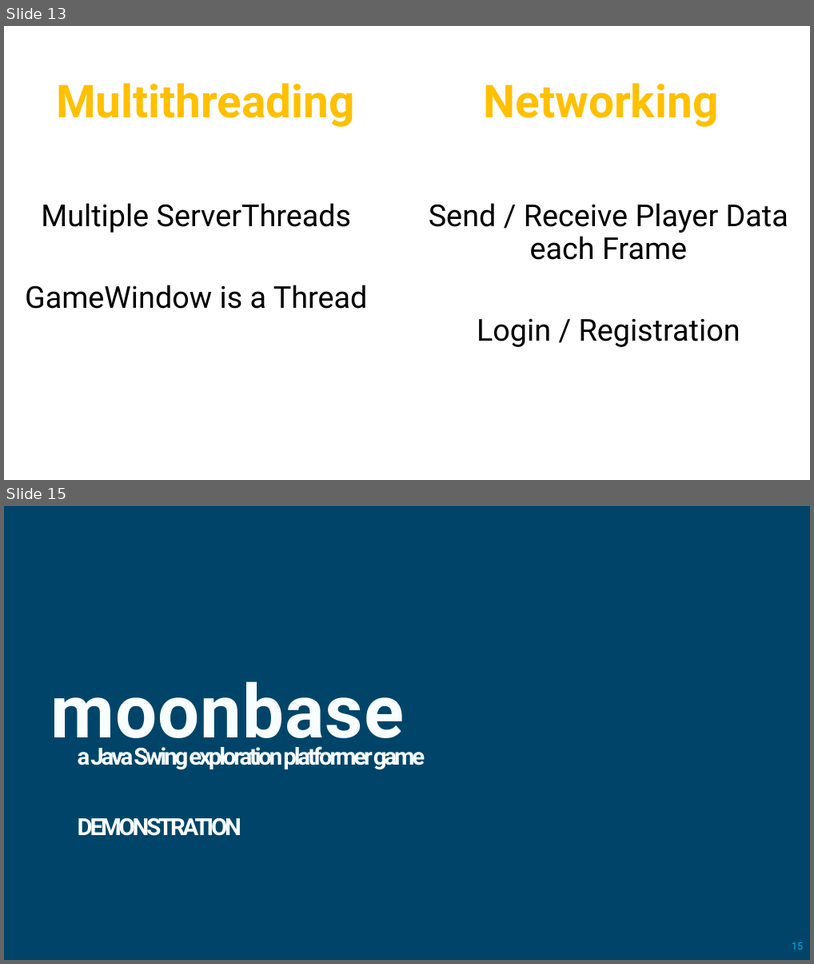
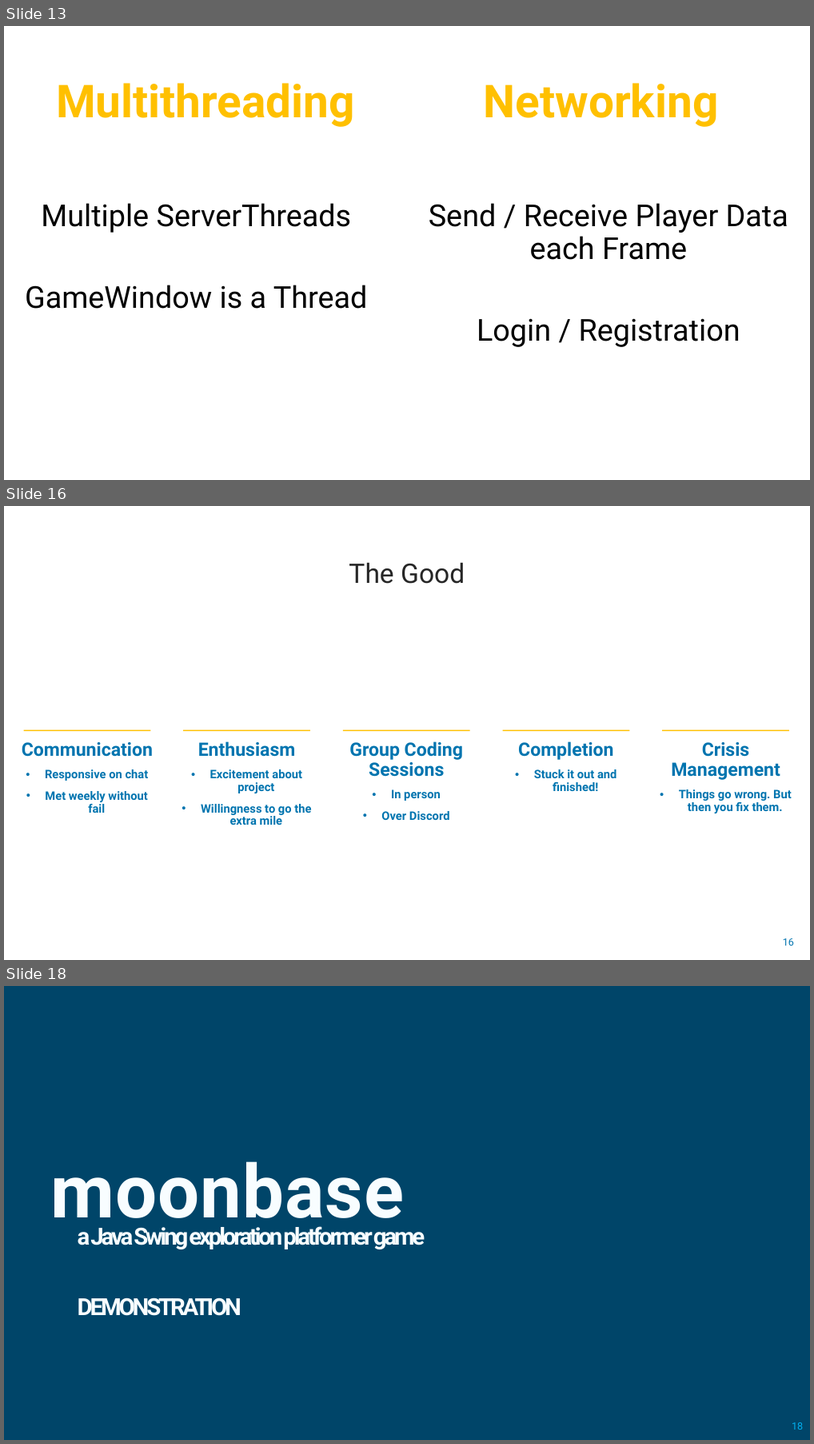
Before and after one commit to junyenle/Moonbase, a slide deck: moonbase_presentation.pptx. Shown one above the other, each under a label of ours: slides 13 and 15 before the commit, slides 13, 16 and 18 after it; the slides between them are not shown. The pictures are 814x964 and 814x1444 pixels, drawn with LibreOffice and Linux fonts; fonts in the diff are those of the drawing; background and template pictures are left out. Boxes give left, top, right and bottom in pixels: in the first picture for what was removed or moved away, otherwise in the second. Text is boxed around its words. In the diff, an @@ line names an element or a change of style, - is before the commit and + after.

```diff
--- a/moonbase_presentation.pptx
+++ b/moonbase_presentation.pptx
@@ slide 16 added at (x1=4, y1=506, x2=810, y2=960), background #FFFFFF @@
@@ text added at (x1=349, y1=562, x2=465, y2=584), 32 pt, text #262626 @@
+The Good
@@ text added at (x1=22, y1=742, x2=153, y2=812), 14 pt, text #0074AF, bold @@
+Communication
+• Responsive on chat
+• Met weekly without fail
@@ rectangle added at (x1=24, y1=730, x2=151, y2=731), fill #FFC000 @@
@@ rectangle added at (x1=184, y1=730, x2=310, y2=731), fill #FFC000 @@
@@ text added at (x1=198, y1=741, x2=311, y2=824), 14 pt, text #0074AF, bold @@
+Enthusiasm
+• Excitement about project
+• Willingness to go the extra mile
@@ rectangle added at (x1=343, y1=730, x2=470, y2=731), fill #FFC000 @@
@@ text added at (x1=350, y1=741, x2=463, y2=820), 22 pt, text #0074AF, bold @@
+Group Coding Sessions
+• In person
+• Over Discord
@@ rectangle added at (x1=503, y1=730, x2=630, y2=731), fill #FFC000 @@
@@ text added at (x1=518, y1=741, x2=617, y2=791), 14 pt, text #0074AF, bold @@
+Completion
+• Stuck it out and finished!
@@ rectangle added at (x1=662, y1=730, x2=790, y2=731), fill #FFC000 @@
@@ text added at (x1=671, y1=742, x2=792, y2=813), 14 pt, text #0074AF, bold @@
+Crisis Management
+• Things go wrong. But then you fix them.
@@ page number added at (x1=783, y1=938, x2=794, y2=945), 12 pt, text #0074AF @@
+16
@@ what was slide 15 is now slide 18 @@
@@ page number at (x1=792, y1=1422, x2=803, y2=1429): text changed @@
-15
+18
```
Also in this commit, not shown: 1 slide changed, 2 other slides added.
